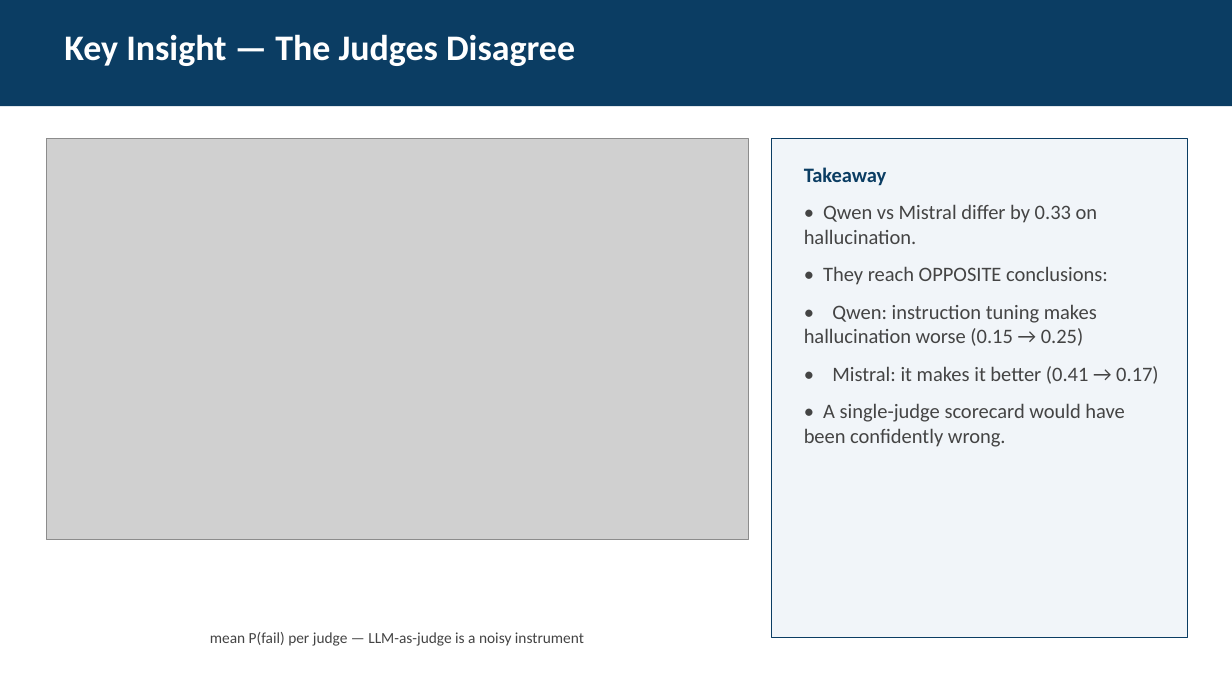
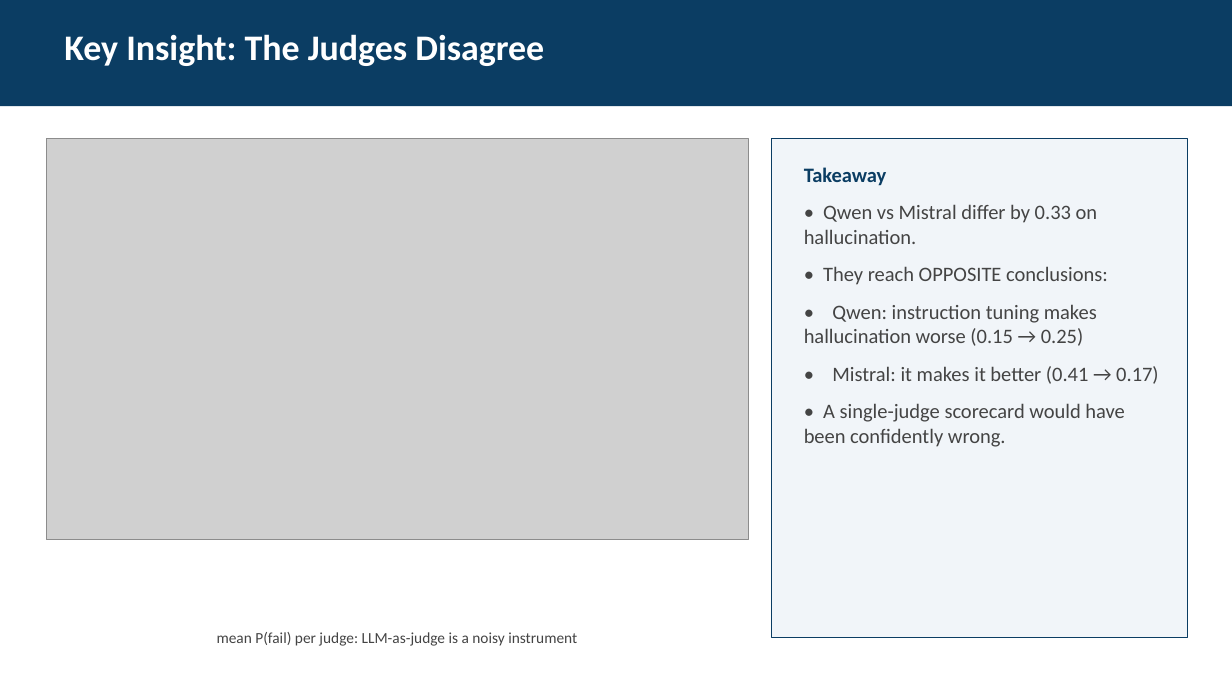
Before and after one commit to Poptartmeow/ds6051_hackathon, a slide deck: slide 7 of InstiGuard_Presentation.pptx. Drawn at 1232x693 pixels with LibreOffice and Linux fonts; fonts in the diff are those of the drawing; grey boxes stand for pictures. Boxes give left, top, right and bottom in pixels: in the first picture for what was removed or moved away, otherwise in the second. Text is boxed around its words. In the diff, an @@ line names an element or a change of style, - is before the commit and + after.

```diff
--- a/InstiGuard_Presentation.pptx
+++ b/InstiGuard_Presentation.pptx
@@ text at [64,34,544,66]: text changed @@
-Key Insight — The Judges Disagree
+Key Insight: The Judges Disagree
@@ text at [217,632,577,646]: text changed @@
-mean P(fail) per judge — LLM-as-judge is a noisy instrument
+mean P(fail) per judge: LLM-as-judge is a noisy instrument
```
Also in this commit, not shown: 7 other slides changed, 7 other files.
